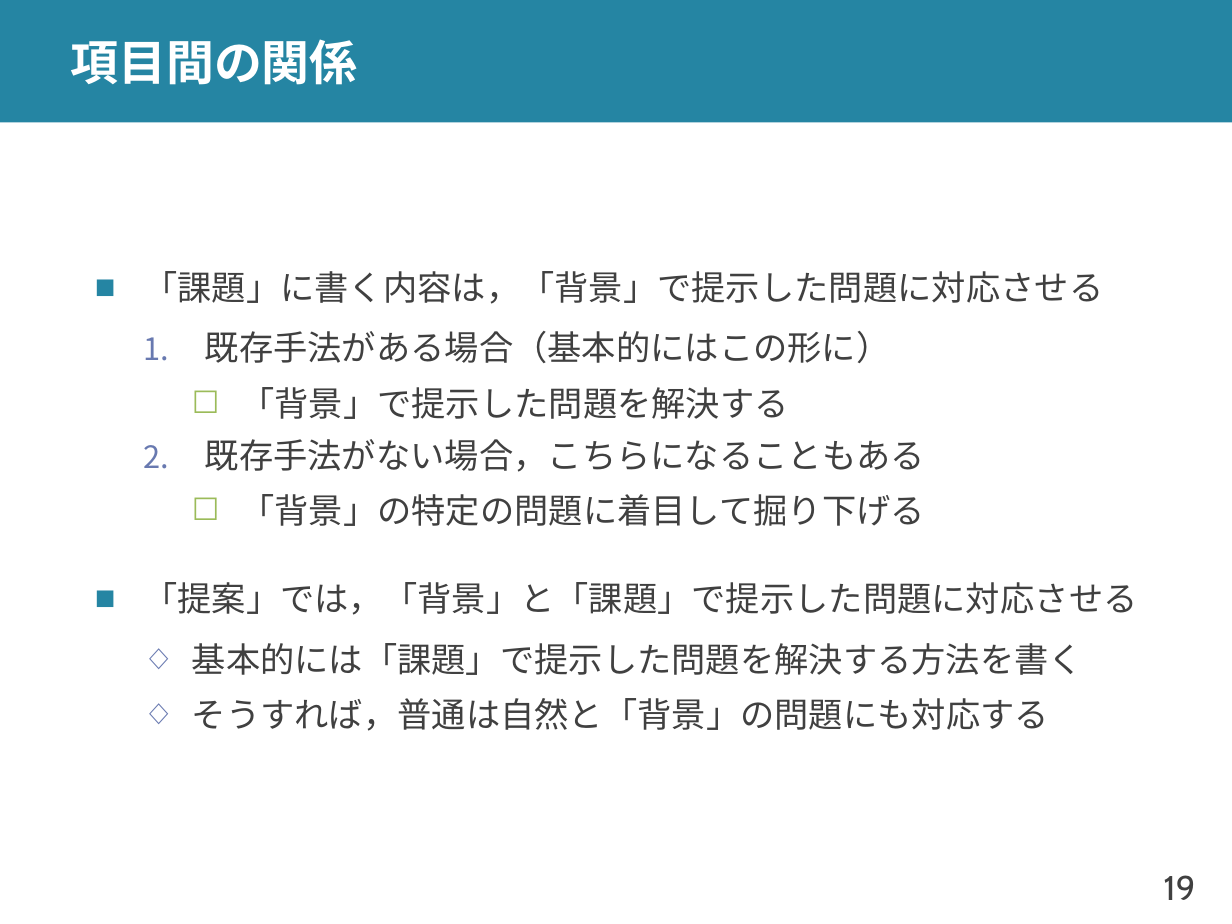
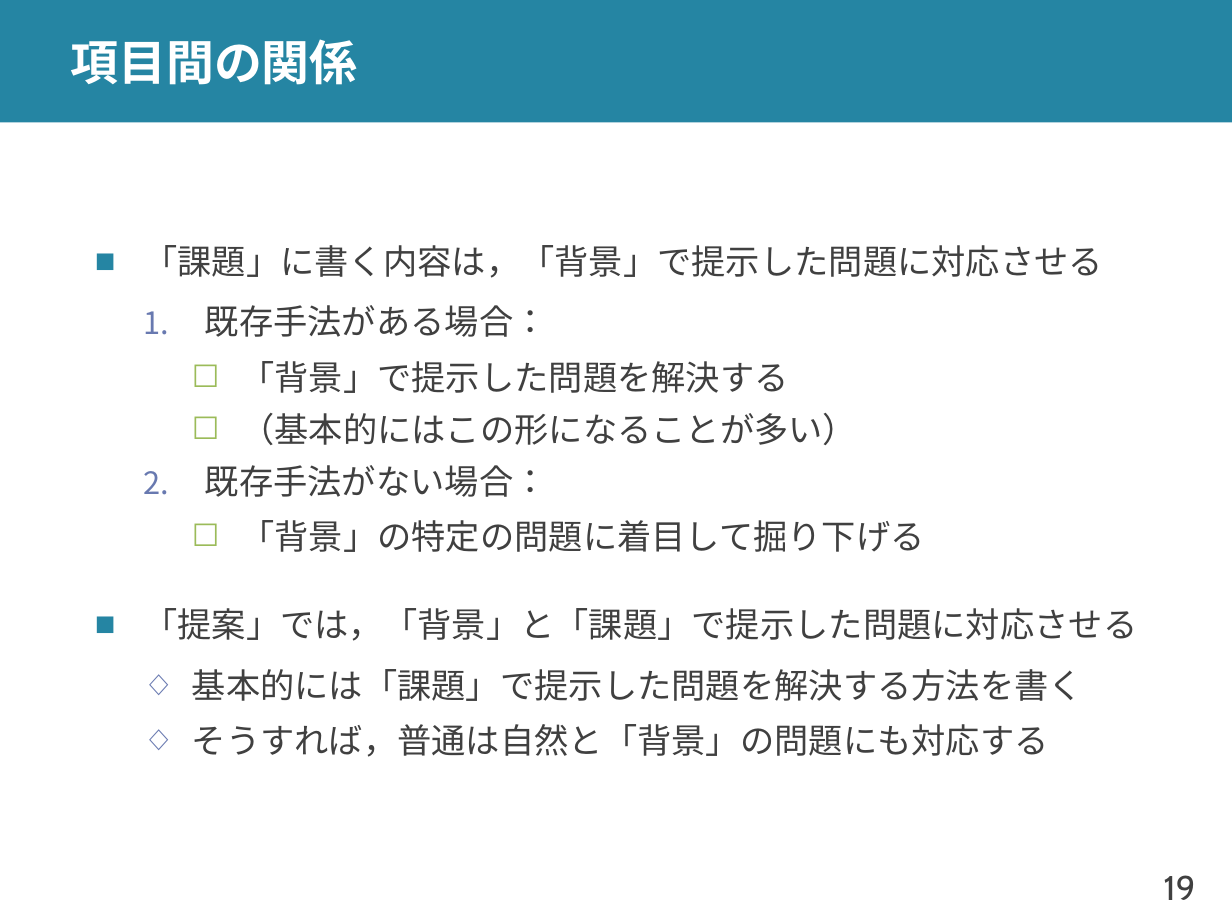
Before and after one commit to shioya-lab/how-to, a slide deck: slide 19 of plot.pptx. Drawn at 1232x924 pixels with LibreOffice and Linux fonts; fonts in the diff are those of the drawing. Boxes give left, top, right and bottom in pixels: in the first picture for what was removed or moved away, otherwise in the second. Text is boxed around its words. In the diff, an @@ line names an element or a change of style, - is before the commit and + after.

```diff
--- a/plot.pptx
+++ b/plot.pptx
@@ text at <box>205,305,548,337</box>: text changed @@
-  1. 既存手法がある場合（基本的にはこの形に）
+  1. 既存手法がある場合：
@@ text at <box>205,413,857,497</box>: text changed @@
-  2. 既存手法がない場合，こちらになることもある
+    ☐ （基本的にはこの形になることが多い）
+  2. 既存手法がない場合：
```
Also in this commit, not shown: 10 other slides changed, 4 slides added, 1 other file.
